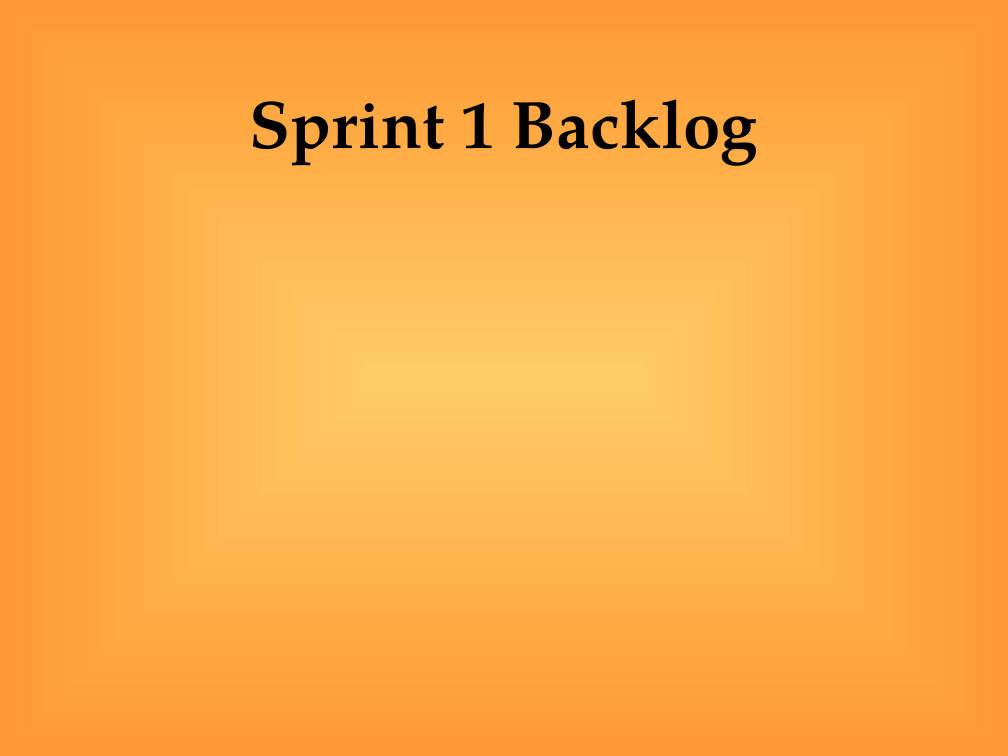
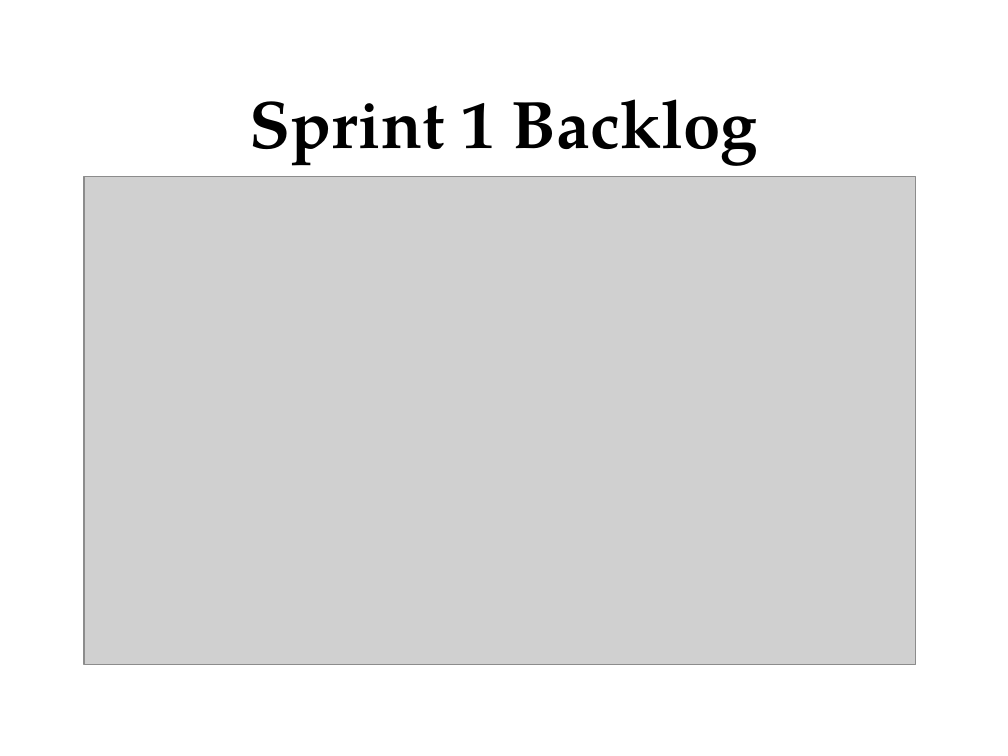
Before and after one commit to jliem/ninea1, a slide deck: slide 12 of doc/s1/Presentation-SeniorDesign.ppt. Drawn at 1008x756 pixels with LibreOffice and Linux fonts; fonts in the diff are those of the drawing; grey boxes stand for pictures; background and template pictures are left out. Boxes give left, top, right and bottom in pixels: in the first picture for what was removed or moved away, otherwise in the second. Text is boxed around its words. In the diff, an @@ line names an element or a change of style, - is before the commit and + after.

Commit message:
Added sprint 1 stuff to slides; used Catie's background

```diff
--- a/doc/s1/Presentation-SeniorDesign.ppt
+++ b/doc/s1/Presentation-SeniorDesign.ppt
@@ background gradient #FFCC66 to #FF9933 to picture (left out) @@
@@ picture added at [84,176,915,665] @@
```
Also in this commit, not shown: 13 other slides changed, 3 slides added, 3 other files.
